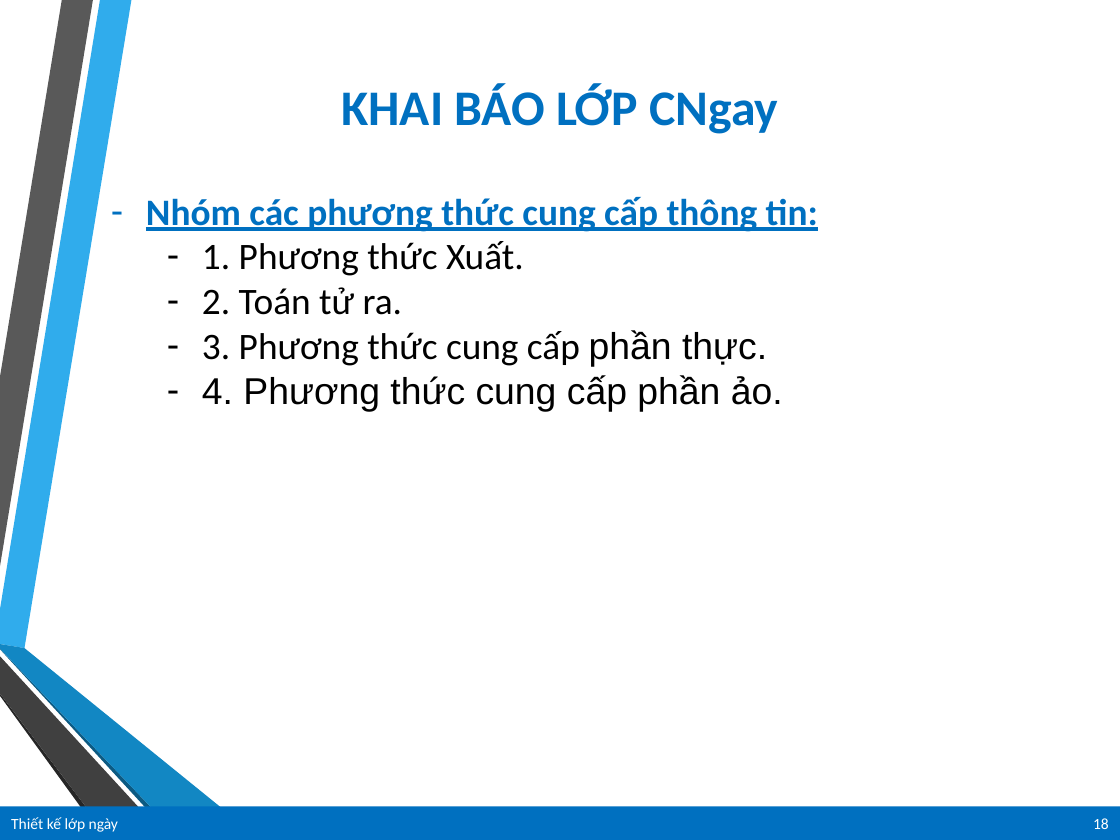
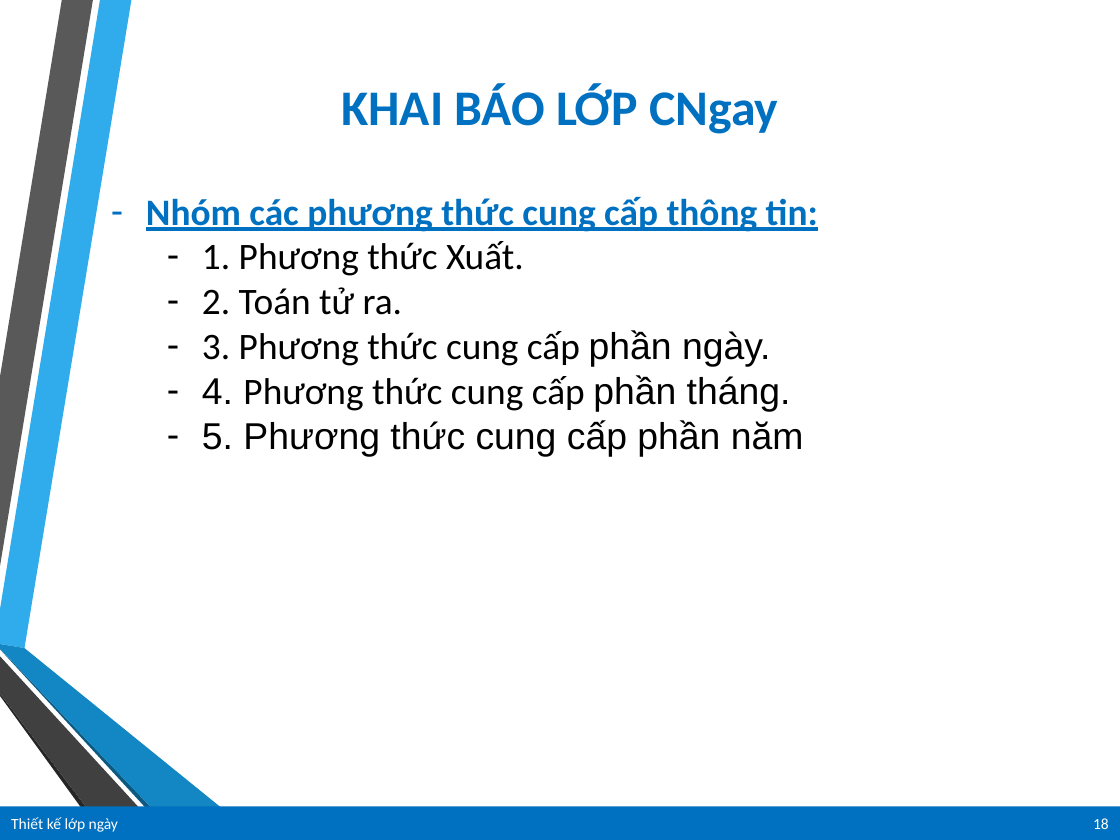
Before and after one commit to vanlinh1602/OOP_MrKhang, a slide deck: slide 18 of ThietKeLop/Bai06/Bai6.pptx. Drawn at 1120x840 pixels with LibreOffice and Linux fonts; fonts in the diff are those of the drawing; background and template pictures are left out. Boxes give left, top, right and bottom in pixels: in the first picture for what was removed or moved away, otherwise in the second. Text is boxed around its words. In the diff, an @@ line names an element or a change of style, - is before the commit and + after.

```diff
--- a/ThietKeLop/Bai06/Bai6.pptx
+++ b/ThietKeLop/Bai06/Bai6.pptx
@@ text at <box>202,330,804,456</box>: text changed @@
-  – 3. Phương thức cung cấp phần thực.
-  – 4. Phương thức cung cấp phần ảo.
+  – 3. Phương thức cung cấp phần ngày.
+  – 4. Phương thức cung cấp phần tháng.
+  – 5. Phương thức cung cấp phần năm
```
Also in this commit, not shown: 7 other slides changed, 1 slide removed, 2 other files.
